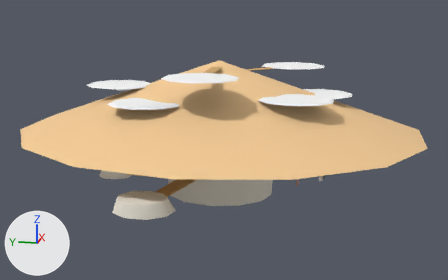
One commit to the glTF model web-forest/public/model/species/marasmiellus-candidus.glb: the scene before it, then after it.
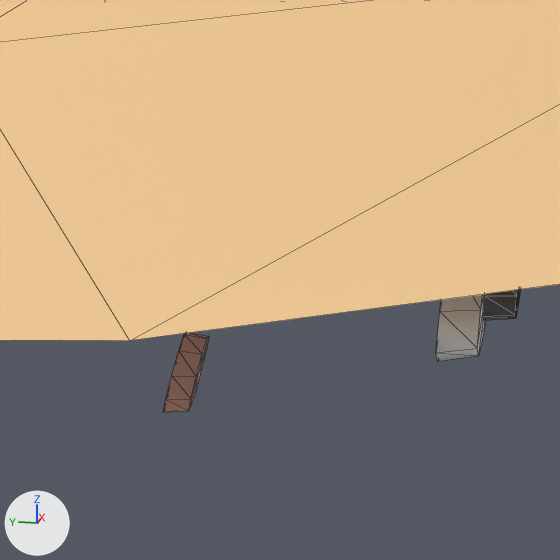
Each version appears first whole from a 50 mm lens placed at (-1.419, -0.295, 0.484), pointed at (-0.005, -0.013, 0.131), and next in a close-up on the part from 63% to 73% of the width and 54% to 71% of the height. The lights are fixed; the arrows at lower left show +X, +Y and +Z. The first two pictures are the older version. The close-ups show mesh edges as thin lines. Where no turn or scale is listed for an object, it has been applied to the vertices. Vertices at exactly the same position are counted once.

In view in the first close-up: 'stalk'.
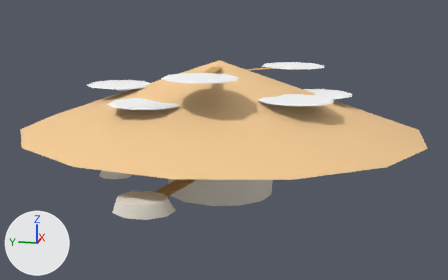
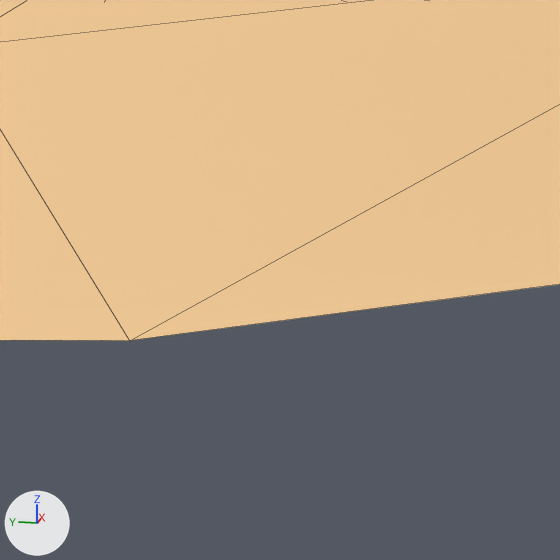
The change, as a list of edits to the scene's bpy script:
```text
Change me_mesh_0:
    used by ob_stalk; location = (0.0, 0.0, 0.0)
    remove me_mesh_0.from_pydata(...)  # 407 vertices, 764 faces; spans x -0.404..0.404, y -0.468..0.468, z 0.0..0.32
    add me_mesh_0.from_pydata(...)  # 449 vertices, 844 faces; spans x -0.404..0.404, y -0.468..0.468, z 0.0..0.32
    me_mesh_0 part 1
    30 vertices are removed from x -0.124..0.143, y -0.263..-0.197, z 0.074..0.086
    194 faces are deleted
    146 vertices move from x -0.149..0.149, y -0.263..-0.197, z 0.071..0.087 to x -0.017..0.017, y -0.114..-0.098, z 0.064..0.088
    22 vertices are added at x -0.007..0.017, y -0.114..-0.1, z 0.073..0.091
    6 new vertices lie (0.001, 0.0, -0.004) away from vertices in x -0.149..0.101, y -0.259..-0.197, z 0.074..0.082
    194 new faces join them
    me_mesh_0 part 2: 84 kept faces spanning x -0.017..0.017, y -0.114..-0.098, z 0.064..0.088 get new vertex colours
    other edits to the shape of me_mesh_0 do not show in these pictures
```

Location of each change, (x1, y1, x2, y2) in pixels of the close-ups (560 x 560 px; the box of a moved part takes in the faces that stretch with it):
'stalk', reshaped
    before: (0, 0, 560, 412)
    after: (0, 0, 560, 341)
part 1 of me_mesh_0, moved or reshaped (not visible afterwards)
    before: (172, 290, 520, 409)
part 2 of me_mesh_0, recoloured
    before: (163, 290, 517, 412)
